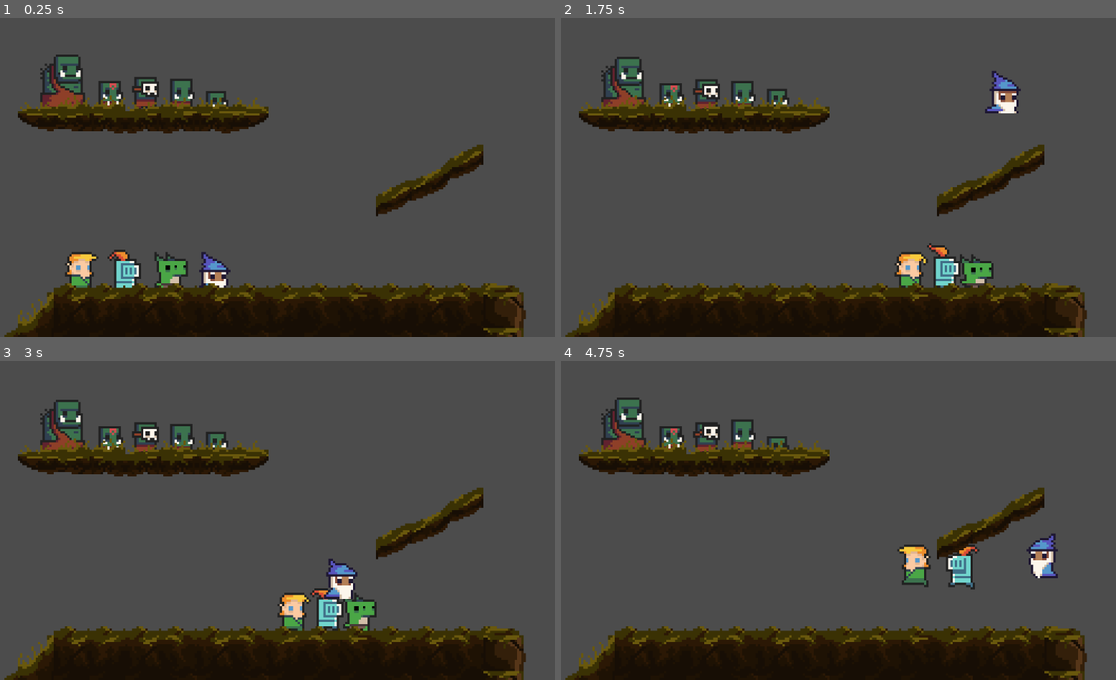
Above: before the commit, frames 1-4 (two rows, left to right).
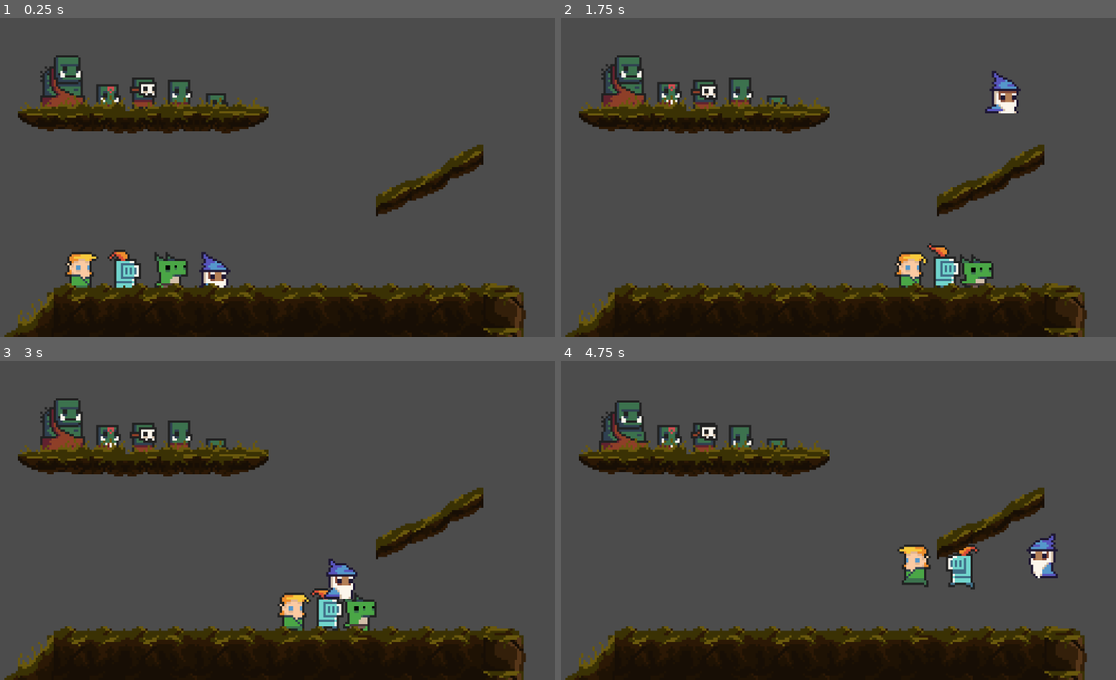
Above: after the commit, the same moments.

Repository: giordanorn/tfgoe
Game: Godot game, scene res://Levels/Test.tscn
Two runs of this game, one before a commit and one after it. Both use one fixed random seed, a clock stepped at 60 frames per second and the inputs below.
Inputs:
- Up to frame 1 (0.25 s): no input
- Up to frame 2 (1.75 s): hold Right (ui_right) from 0.53 s (still down); tap Up (ui_up) at 0.77, 1.52 s
- Up to frame 3 (3 s): release Right (ui_right) at 2.03 s; hold Left (ui_left) 2.03-2.78 s; hold Right (ui_right) from 2.78 s (still down)
- Up to frame 4 (4.75 s): tap Up (ui_up) at 3.02, 3.77, 4.52 s; release Right (ui_right) at 4.28 s; hold Left (ui_left) from 4.28 s (still down)

The runs differ from the first frame. In frame 1, 1.1% of the frame differs, in the area x 7-42%, y 11-29%; in frame 2, 1.3%; in frame 3, 1.3%; in frame 4, 1.4%, in the area x 6-42%, y 11-29%.

Commit message:
Hitboxes dos orcs, demons e undeads alteradas

Diff:
--- a/Objects/Foes/Demons/DemonBatedor.tscn
+++ b/Objects/Foes/Demons/DemonBatedor.tscn
@@ -10,9 +10,8 @@
 [ext_resource path="res://Sprites/Characters/Bodies/chort_run_anim_f2.png" type="Texture" id=8]
 [ext_resource path="res://Sprites/Characters/Bodies/chort_run_anim_f3.png" type="Texture" id=9]
 
-[sub_resource type="CapsuleShape2D" id=1]
-radius = 6.74715
-height = 3.44941
+[sub_resource type="RectangleShape2D" id=1]
+extents = Vector2( 6, 10 )
 
 [sub_resource type="SpriteFrames" id=2]
 animations = [ {
@@ -31,11 +30,12 @@
 script = ExtResource( 1 )
 
 [node name="CollisionShape2D" type="CollisionShape2D" parent="."]
+position = Vector2( 0, -2 )
 shape = SubResource( 1 )
 
 [node name="AnimatedSprite" type="AnimatedSprite" parent="."]
 frames = SubResource( 2 )
 animation = "run"
-frame = 3
+frame = 2
 playing = true
-offset = Vector2( 0, -2 )
+offset = Vector2( 0, -4 )
--- a/Objects/Foes/Demons/DemonBoss.tscn
+++ b/Objects/Foes/Demons/DemonBoss.tscn
@@ -10,11 +10,7 @@
 [ext_resource path="res://Sprites/Characters/Bodies/big_demon_run_anim_f2.png" type="Texture" id=8]
 [ext_resource path="res://Sprites/Characters/Bodies/big_demon_run_anim_f3.png" type="Texture" id=9]
 
-[sub_resource type="CapsuleShape2D" id=1]
-radius = 6.74715
-height = 3.44941
-
-[sub_resource type="SpriteFrames" id=2]
+[sub_resource type="SpriteFrames" id=1]
 animations = [ {
 "frames": [ ExtResource( 2 ), ExtResource( 3 ), ExtResource( 4 ), ExtResource( 5 ) ],
 "loop": true,
@@ -27,14 +23,19 @@
 "speed": 10.0
 } ]
 
+[sub_resource type="RectangleShape2D" id=2]
+extents = Vector2( 12, 16 )
+
 [node name="DemonBoss" type="KinematicBody2D"]
 script = ExtResource( 1 )
 
+[node name="AnimatedSprite" type="AnimatedSprite" parent="."]
+frames = SubResource( 1 )
+animation = "run"
+frame = 1
+playing = true
+offset = Vector2( 0, -10 )
+
 [node name="CollisionShape2D" type="CollisionShape2D" parent="."]
-shape = SubResource( 1 )
-
-[node name="AnimatedSprite" type="AnimatedSprite" parent="."]
-frames = SubResource( 2 )
-animation = "run"
-playing = true
-offset = Vector2( 0, -2 )
+position = Vector2( 0, -8 )
+shape = SubResource( 2 )
--- a/Objects/Foes/Demons/DemonPerseguidor.tscn
+++ b/Objects/Foes/Demons/DemonPerseguidor.tscn
@@ -10,11 +10,10 @@
 [ext_resource path="res://Sprites/Characters/Bodies/imp_run_anim_f2.png" type="Texture" id=8]
 [ext_resource path="res://Sprites/Characters/Bodies/imp_run_anim_f3.png" type="Texture" id=9]
 
-[sub_resource type="CapsuleShape2D" id=1]
-radius = 6.74715
-height = 3.44941
+[sub_resource type="RectangleShape2D" id=2]
+extents = Vector2( 4, 6 )
 
-[sub_resource type="SpriteFrames" id=2]
+[sub_resource type="SpriteFrames" id=1]
 animations = [ {
 "frames": [ ExtResource( 2 ), ExtResource( 3 ), ExtResource( 4 ), ExtResource( 5 ) ],
 "loop": true,
@@ -31,11 +30,11 @@
 script = ExtResource( 1 )
 
 [node name="CollisionShape2D" type="CollisionShape2D" parent="."]
-shape = SubResource( 1 )
+position = Vector2( 0, 2 )
+shape = SubResource( 2 )
 
 [node name="AnimatedSprite" type="AnimatedSprite" parent="."]
-frames = SubResource( 2 )
+frames = SubResource( 1 )
 animation = "run"
-frame = 3
+frame = 2
 playing = true
-offset = Vector2( 0, -2 )
--- a/Objects/Foes/Demons/DemonTanker.tscn
+++ b/Objects/Foes/Demons/DemonTanker.tscn
@@ -10,9 +10,8 @@
 [ext_resource path="res://Sprites/Characters/Bodies/wogol_run_anim_f2.png" type="Texture" id=8]
 [ext_resource path="res://Sprites/Characters/Bodies/wogol_run_anim_f3.png" type="Texture" id=9]
 
-[sub_resource type="CapsuleShape2D" id=1]
-radius = 6.74715
-height = 3.44941
+[sub_resource type="RectangleShape2D" id=1]
+extents = Vector2( 6, 8 )
 
 [sub_resource type="SpriteFrames" id=2]
 animations = [ {
@@ -36,6 +35,5 @@
 [node name="AnimatedSprite" type="AnimatedSprite" parent="."]
 frames = SubResource( 2 )
 animation = "run"
-frame = 3
 playing = true
 offset = Vector2( 0, -2 )
--- a/Objects/Foes/Demons/DemonXama.tscn
+++ b/Objects/Foes/Demons/DemonXama.tscn
@@ -10,9 +10,8 @@
 [ext_resource path="res://Sprites/Characters/Bodies/necromancer_run_anim_f2.png" type="Texture" id=8]
 [ext_resource path="res://Sprites/Characters/Bodies/necromancer_run_anim_f3.png" type="Texture" id=9]
 
-[sub_resource type="CapsuleShape2D" id=1]
-radius = 6.74715
-height = 3.44941
+[sub_resource type="RectangleShape2D" id=1]
+extents = Vector2( 6, 8 )
 
 [sub_resource type="SpriteFrames" id=2]
 animations = [ {
@@ -36,6 +35,6 @@
 [node name="AnimatedSprite" type="AnimatedSprite" parent="."]
 frames = SubResource( 2 )
 animation = "run"
-frame = 2
+frame = 1
 playing = true
 offset = Vector2( 0, -2 )
--- a/Objects/Foes/Orcs/OrcBatedor.tscn
+++ b/Objects/Foes/Orcs/OrcBatedor.tscn
@@ -10,11 +10,10 @@
 [ext_resource path="res://Sprites/Characters/Bodies/orc_warrior_run_anim_f2.png" type="Texture" id=8]
 [ext_resource path="res://Sprites/Characters/Bodies/orc_warrior_run_anim_f3.png" type="Texture" id=9]
 
-[sub_resource type="CapsuleShape2D" id=1]
-radius = 6.74715
-height = 3.44941
+[sub_resource type="RectangleShape2D" id=2]
+extents = Vector2( 4, 8 )
 
-[sub_resource type="SpriteFrames" id=2]
+[sub_resource type="SpriteFrames" id=1]
 animations = [ {
 "frames": [ ExtResource( 2 ), ExtResource( 3 ), ExtResource( 4 ), ExtResource( 5 ) ],
 "loop": true,
@@ -31,11 +30,11 @@
 script = ExtResource( 1 )
 
 [node name="CollisionShape2D" type="CollisionShape2D" parent="."]
-shape = SubResource( 1 )
+shape = SubResource( 2 )
 
 [node name="AnimatedSprite" type="AnimatedSprite" parent="."]
-frames = SubResource( 2 )
+frames = SubResource( 1 )
 animation = "idle"
-frame = 1
+frame = 3
 playing = true
-offset = Vector2( 0, -2 )
+offset = Vector2( -1, -2 )
--- a/Objects/Foes/Orcs/OrcBoss.tscn
+++ b/Objects/Foes/Orcs/OrcBoss.tscn
@@ -10,11 +10,10 @@
 [ext_resource path="res://Sprites/Characters/Bodies/ogre_run_anim_f2.png" type="Texture" id=8]
 [ext_resource path="res://Sprites/Characters/Bodies/ogre_run_anim_f3.png" type="Texture" id=9]
 
-[sub_resource type="CapsuleShape2D" id=1]
-radius = 10.5023
-height = 7.45476
+[sub_resource type="RectangleShape2D" id=2]
+extents = Vector2( 10, 12 )
 
-[sub_resource type="SpriteFrames" id=2]
+[sub_resource type="SpriteFrames" id=1]
 animations = [ {
 "frames": [ ExtResource( 2 ), ExtResource( 3 ), ExtResource( 4 ), ExtResource( 5 ) ],
 "loop": true,
@@ -31,11 +30,12 @@
 script = ExtResource( 1 )
 
 [node name="CollisionShape2D" type="CollisionShape2D" parent="."]
-shape = SubResource( 1 )
+position = Vector2( 0, -4 )
+shape = SubResource( 2 )
 
 [node name="AnimatedSprite" type="AnimatedSprite" parent="."]
-frames = SubResource( 2 )
+frames = SubResource( 1 )
 animation = "idle"
-frame = 2
+frame = 3
 playing = true
-offset = Vector2( 0, -2 )
+offset = Vector2( 0, -8 )
--- a/Objects/Foes/Orcs/OrcPerseguidor.tscn
+++ b/Objects/Foes/Orcs/OrcPerseguidor.tscn
@@ -10,8 +10,8 @@
 [ext_resource path="res://Sprites/Characters/Bodies/goblin_run_anim_f2.png" type="Texture" id=8]
 [ext_resource path="res://Sprites/Characters/Bodies/goblin_run_anim_f3.png" type="Texture" id=9]
 
-[sub_resource type="CircleShape2D" id=1]
-radius = 5.97849
+[sub_resource type="RectangleShape2D" id=1]
+extents = Vector2( 4, 4 )
 
 [sub_resource type="SpriteFrames" id=2]
 animations = [ {
@@ -35,6 +35,6 @@
 [node name="AnimatedSprite" type="AnimatedSprite" parent="."]
 frames = SubResource( 2 )
 animation = "idle"
-frame = 3
+frame = 2
 playing = true
 offset = Vector2( 0, -3 )
--- a/Objects/Foes/Orcs/OrcTanker.tscn
+++ b/Objects/Foes/Orcs/OrcTanker.tscn
@@ -10,9 +10,8 @@
 [ext_resource path="res://Sprites/Characters/Bodies/masked_orc_run_anim_f2.png" type="Texture" id=8]
 [ext_resource path="res://Sprites/Characters/Bodies/masked_orc_run_anim_f3.png" type="Texture" id=9]
 
-[sub_resource type="CapsuleShape2D" id=1]
-radius = 6.24638
-height = 3.95013
+[sub_resource type="RectangleShape2D" id=1]
+extents = Vector2( 4, 8 )
 
 [sub_resource type="SpriteFrames" id=2]
 animations = [ {
@@ -38,4 +37,4 @@
 animation = "idle"
 frame = 2
 playing = true
-offset = Vector2( 0, -2 )
+offset = Vector2( -1, -2 )
--- a/Objects/Foes/Orcs/OrcXama.tscn
+++ b/Objects/Foes/Orcs/OrcXama.tscn
@@ -10,9 +10,8 @@
 [ext_resource path="res://Sprites/Characters/Bodies/orc_shaman_run_anim_f2.png" type="Texture" id=8]
 [ext_resource path="res://Sprites/Characters/Bodies/orc_shaman_run_anim_f3.png" type="Texture" id=9]
 
-[sub_resource type="CapsuleShape2D" id=1]
-radius = 6.74715
-height = 3.44925
+[sub_resource type="RectangleShape2D" id=1]
+extents = Vector2( 4, 8 )
 
 [sub_resource type="SpriteFrames" id=2]
 animations = [ {
@@ -36,6 +35,5 @@
 [node name="AnimatedSprite" type="AnimatedSprite" parent="."]
 frames = SubResource( 2 )
 animation = "idle"
-frame = 2
 playing = true
-offset = Vector2( 0, -1 )
+offset = Vector2( -1, -2 )
--- a/Objects/Foes/Undeads/UndeadBatedor.tscn
+++ b/Objects/Foes/Undeads/UndeadBatedor.tscn
@@ -10,9 +10,8 @@
 [ext_resource path="res://Sprites/Characters/Bodies/zombie_run_anim_f2.png" type="Texture" id=8]
 [ext_resource path="res://Sprites/Characters/Bodies/zombie_run_anim_f3.png" type="Texture" id=9]
 
-[sub_resource type="CapsuleShape2D" id=1]
-radius = 6.74715
-height = 3.44941
+[sub_resource type="RectangleShape2D" id=1]
+extents = Vector2( 4, 8 )
 
 [sub_resource type="SpriteFrames" id=2]
 animations = [ {
@@ -36,5 +35,5 @@
 [node name="AnimatedSprite" type="AnimatedSprite" parent="."]
 frames = SubResource( 2 )
 animation = "run"
+frame = 2
 playing = true
-offset = Vector2( 0, -2 )
--- a/Objects/Foes/Undeads/UndeadBoss.tscn
+++ b/Objects/Foes/Undeads/UndeadBoss.tscn
@@ -10,9 +10,8 @@
 [ext_resource path="res://Sprites/Characters/Bodies/big_zombie_run_anim_f2.png" type="Texture" id=8]
 [ext_resource path="res://Sprites/Characters/Bodies/big_zombie_run_anim_f3.png" type="Texture" id=9]
 
-[sub_resource type="CapsuleShape2D" id=1]
-radius = 6.74715
-height = 3.44941
+[sub_resource type="ConvexPolygonShape2D" id=3]
+points = PoolVector2Array( 9, -16, 9, 8, -9, 8, -9, -8, -2, -16 )
 
 [sub_resource type="SpriteFrames" id=2]
 animations = [ {
@@ -31,11 +30,10 @@
 script = ExtResource( 1 )
 
 [node name="CollisionShape2D" type="CollisionShape2D" parent="."]
-shape = SubResource( 1 )
+shape = SubResource( 3 )
 
 [node name="AnimatedSprite" type="AnimatedSprite" parent="."]
 frames = SubResource( 2 )
-animation = "run"
-frame = 3
+animation = "idle"
 playing = true
-offset = Vector2( 0, -2 )
+offset = Vector2( 0, -9 )
--- a/Objects/Foes/Undeads/UndeadPerseguidor.tscn
+++ b/Objects/Foes/Undeads/UndeadPerseguidor.tscn
@@ -10,9 +10,8 @@
 [ext_resource path="res://Sprites/Characters/Bodies/tiny_zombie_run_anim_f2.png" type="Texture" id=8]
 [ext_resource path="res://Sprites/Characters/Bodies/tiny_zombie_run_anim_f3.png" type="Texture" id=9]
 
-[sub_resource type="CapsuleShape2D" id=1]
-radius = 6.74715
-height = 3.44941
+[sub_resource type="RectangleShape2D" id=1]
+extents = Vector2( 4, 4 )
 
 [sub_resource type="SpriteFrames" id=2]
 animations = [ {
@@ -38,4 +37,4 @@
 animation = "idle"
 frame = 2
 playing = true
-offset = Vector2( 0, -2 )
+offset = Vector2( 0, -4 )
--- a/Objects/Foes/Undeads/UndeadTanker.tscn
+++ b/Objects/Foes/Undeads/UndeadTanker.tscn
@@ -10,9 +10,8 @@
 [ext_resource path="res://Sprites/Characters/Bodies/swampy_run_anim_f2.png" type="Texture" id=8]
 [ext_resource path="res://Sprites/Characters/Bodies/swampy_run_anim_f3.png" type="Texture" id=9]
 
-[sub_resource type="CapsuleShape2D" id=1]
-radius = 6.74715
-height = 3.44941
+[sub_resource type="RectangleShape2D" id=1]
+extents = Vector2( 8, 8 )
 
 [sub_resource type="SpriteFrames" id=2]
 animations = [ {
@@ -36,6 +35,5 @@
 [node name="AnimatedSprite" type="AnimatedSprite" parent="."]
 frames = SubResource( 2 )
 animation = "run"
-frame = 3
+frame = 1
 playing = true
-offset = Vector2( 0, -2 )
--- a/Objects/Foes/Undeads/UndeadXama.tscn
+++ b/Objects/Foes/Undeads/UndeadXama.tscn
@@ -10,9 +10,8 @@
 [ext_resource path="res://Sprites/Characters/Bodies/skelet_run_anim_f2.png" type="Texture" id=8]
 [ext_resource path="res://Sprites/Characters/Bodies/skelet_run_anim_f3.png" type="Texture" id=9]
 
-[sub_resource type="CapsuleShape2D" id=1]
-radius = 6.74715
-height = 3.44941
+[sub_resource type="RectangleShape2D" id=1]
+extents = Vector2( 4, 8 )
 
 [sub_resource type="SpriteFrames" id=2]
 animations = [ {
@@ -35,7 +34,6 @@
 
 [node name="AnimatedSprite" type="AnimatedSprite" parent="."]
 frames = SubResource( 2 )
-animation = "run"
+animation = "idle"
 frame = 1
 playing = true
-offset = Vector2( 0, -2 )
